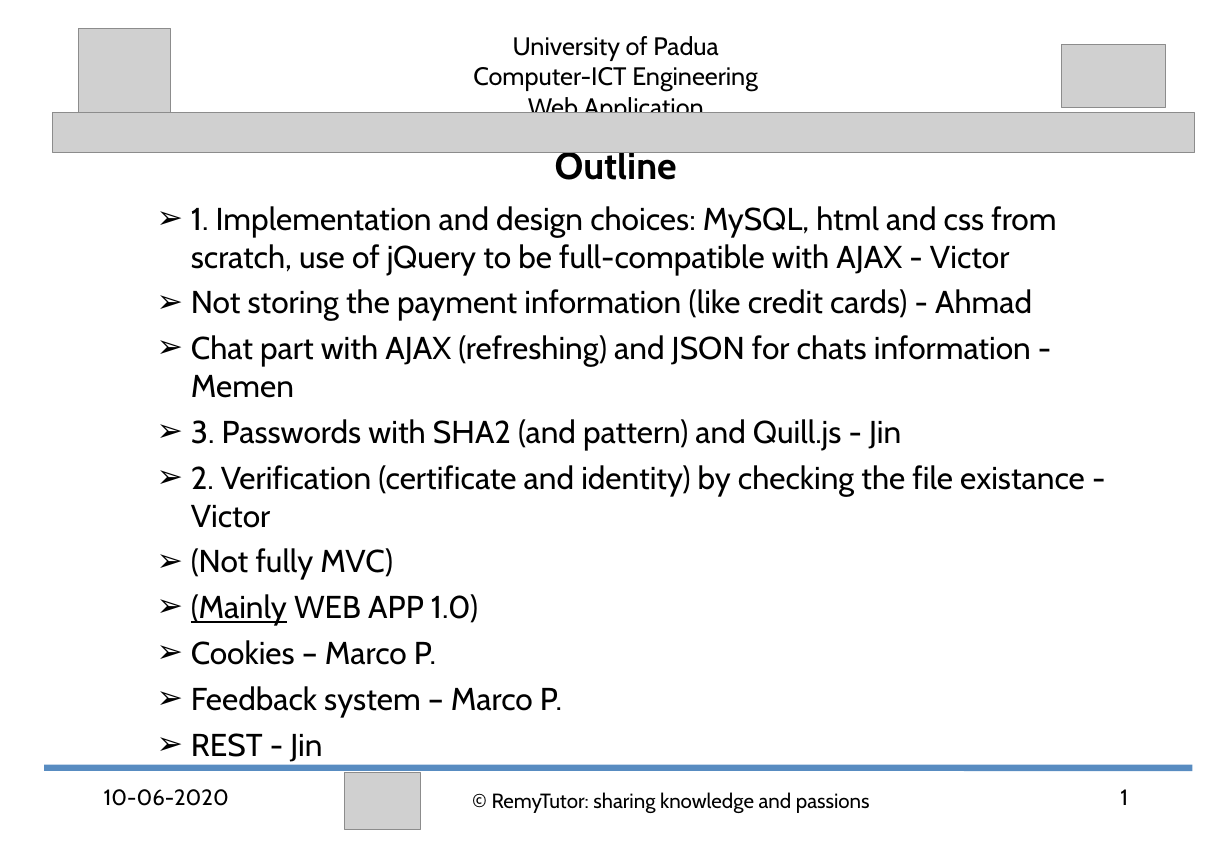
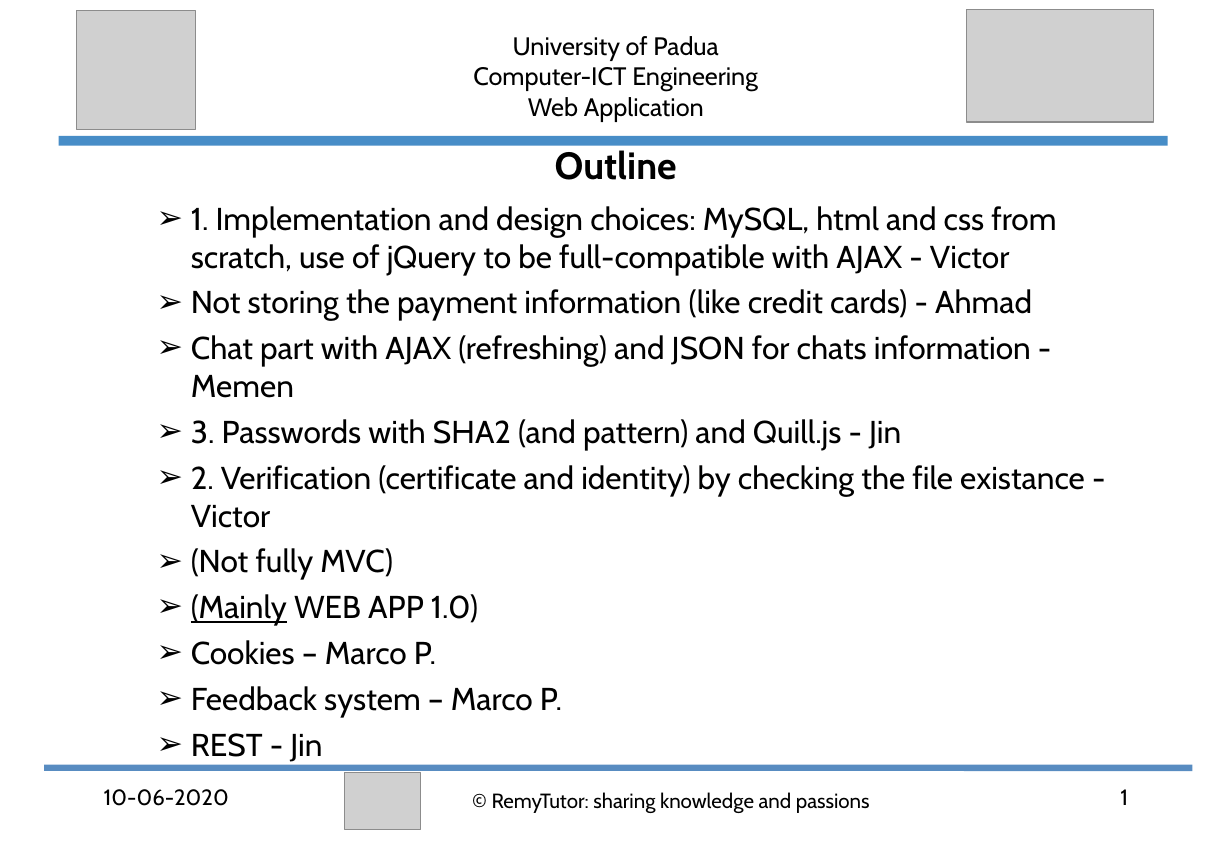
Before and after one commit to abahmadb/Web-Applications, a slide deck: slide 1 of HW2-RemyTutor-2019-2020 - Ahmad.ppt. Drawn at 1232x853 pixels with LibreOffice and Linux fonts; fonts in the diff are those of the drawing; grey boxes stand for pictures. Boxes give left, top, right and bottom in pixels: in the first picture for what was removed or moved away, otherwise in the second. Text is boxed around its words. In the diff, an @@ line names an element or a change of style, - is before the commit and + after.

```diff
--- a/HW2-RemyTutor-2019-2020 - Ahmad.ppt
+++ b/HW2-RemyTutor-2019-2020 - Ahmad.ppt
@@ picture: place and size @@
-picture at (78,28,170,120)
+picture at (76,10,194,130)
@@ picture: place and size @@
-picture at (1060,44,1165,107)
+picture at (966,9,1152,122)
@@ picture removed at (52,113,1193,152) @@
@@ line added from (59, 141) to (1167, 141), #478DC7 6.24 pt @@
```
Also in this commit, not shown: 22 other slides changed, 2 slides added, 1 slide removed.
